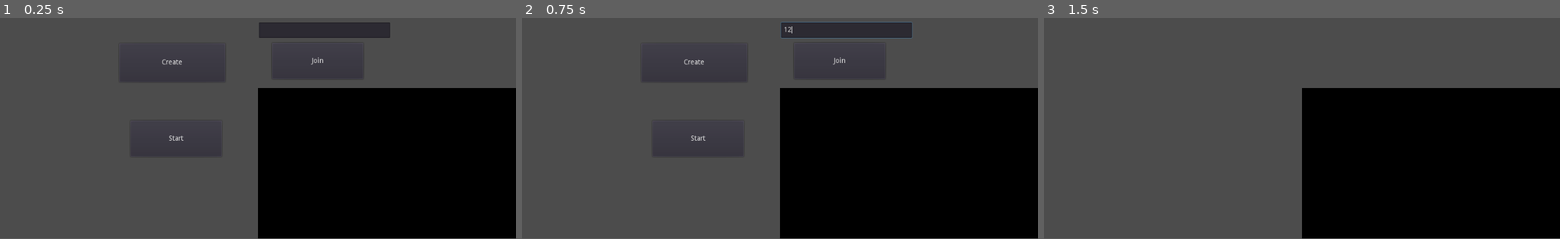
Above: before the commit, frames 1-3 (left to right).
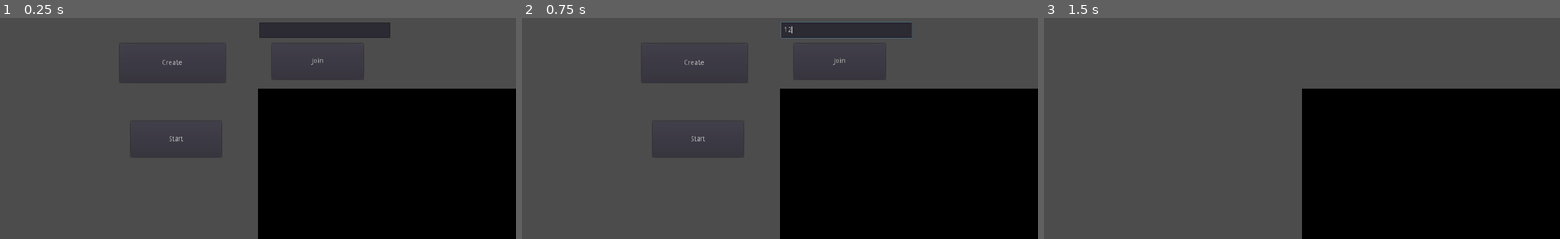
Above: after the commit, the same moments.

Repository: daniel-gmk/Project-WAS
Game: Godot game, scene res://root.tscn
Two runs of this game, one before a commit and one after it. Both use one fixed random seed, a clock stepped at 60 frames per second and the inputs below.
Inputs (mouse positions are in pixels of both pictures, inside the frame that each line leads up to):
- Up to frame 1 (0.25 s): no input
- Up to frame 2 (0.75 s): click (847, 29) at 0.52 s; type "12" at 0.6 s
- Up to frame 3 (1.5 s): click "Start" at 1.25 s
In our replay, the window is 800x468 before the commit and 800x469 after it. These sizes can differ from the game's own. Grey fills any space a smaller window leaves; there, only what the larger window draws over its background counts as a difference.

The runs differ from the first frame. In frame 1, 0.5% of the frame differs, in the area x 23-100%, y 11-100%; in frame 2, 0.6%, in the area x 23-100%, y 2-100%; in frame 3, 0.3%.

Commit message:
shrank size of everything, still pixelated

Diff:
--- a/Destructible.gd
+++ b/Destructible.gd
@@ -16,11 +16,6 @@
 var _parent_material : Material
 var _destruction_threads := Array()
 var _viewport_destruction_node : Node
-
-func _draw():
-	if get_node("CollisionHolder").get_child_count() > 0:
-		print("yes")
-		#draw_polygon(get_node("CollisionHolder").get_children()[0].get_polygon(), PoolColorArray([Color(1,1,1,1)]))
 
 func _ready():
 	readyFunc()
@@ -42,7 +37,7 @@
 	_to_cull.append(dup)
 
 	# Then reposition, so we're in the right spot
-	dup.position = _world_to_viewport(dup.position) / 8
+	dup.position = _world_to_viewport(dup.position)
 
 	# Add to the viewport, so that our destructible viewport has our starting point
 	$Viewport.add_child(dup)
@@ -53,7 +48,6 @@
 	# Wait for all viewports to re-render before we build our image
 	yield(VisualServer, "frame_post_draw")
 	build_collisions_from_image()
-	update()
 
 func calculate_bounds(tilemap):
 	var cell_bounds = tilemap.get_used_rect()
@@ -165,11 +159,9 @@
 
 func build_collisions_from_image():
 
-	var image = $Sprite.texture.get_data()
-	image.resize(2000,1500, 0)
 	# Create bitmap from the Viewport (which projects into our sprite)
 	var bitmap := BitMap.new()
-	bitmap.create_from_image_alpha(image)
+	bitmap.create_from_image_alpha($Sprite.texture.get_data())
 
 	# DEBUG:
 	#$Sprite.get_texture().get_data().save_png("res://screenshots/debug" + get_parent().name + ".png")
@@ -205,8 +197,8 @@
 func _viewport_to_world(var point : Vector2) -> Vector2:
 	var dynamic_texture_size = $Viewport.get_size()
 	return Vector2(
-		((point.x + get_viewport_rect().position.x) / dynamic_texture_size.x) * world_size.x * 8,
-		((point.y + get_viewport_rect().position.y) / dynamic_texture_size.y) * world_size.y * 8
+		((point.x + get_viewport_rect().position.x) / dynamic_texture_size.x) * world_size.x,
+		((point.y + get_viewport_rect().position.y) / dynamic_texture_size.y) * world_size.y
 	)
 
 
@@ -214,6 +206,6 @@
 	var dynamic_texture_size = $Viewport.get_size()
 	var parent_offset = get_parent().position
 	return Vector2(
-		(((point.x - parent_offset.x ) / world_size.x) * dynamic_texture_size.x + get_viewport_rect().position.x)/8,
-		(((point.y - parent_offset.y ) / world_size.y) * dynamic_texture_size.y + get_viewport_rect().position.y)/8
+		(((point.x - parent_offset.x ) / world_size.x) * dynamic_texture_size.x + get_viewport_rect().position.x),
+		(((point.y - parent_offset.y ) / world_size.y) * dynamic_texture_size.y + get_viewport_rect().position.y)
 	)
--- a/Explosion.tscn
+++ b/Explosion.tscn
@@ -20,6 +20,7 @@
 } ]
 
 [node name="Explosion" type="Node2D"]
+scale = Vector2( 0.5, 0.5 )
 script = ExtResource( 1 )
 
 [node name="AnimatedSprite" type="AnimatedSprite" parent="."]
--- a/GUI.tscn
+++ b/GUI.tscn
@@ -10,7 +10,8 @@
 anchor_bottom = 1.0
 margin_left = -512.0
 margin_top = -600.0
-margin_right = 512.0
+margin_right = -512.0
+margin_bottom = -600.0
 mouse_filter = 2
 __meta__ = {
 "_edit_use_anchors_": false
@@ -19,7 +20,8 @@
 [node name="MainGUIContainer" type="MarginContainer" parent="."]
 anchor_right = 1.0
 anchor_bottom = 1.0
-rect_min_size = Vector2( 346, 20 )
+margin_right = 1028.0
+margin_bottom = 600.0
 mouse_filter = 2
 __meta__ = {
 "_edit_use_anchors_": false
--- a/PlayerCamera.gd
+++ b/PlayerCamera.gd
@@ -41,16 +41,16 @@
 	elif event is InputEventMouseMotion and _move_camera and control:
 		get_tree().set_input_as_handled()
 		changeToRoot()
-		position += (_previous_position - event.position)
+		position += (_previous_position - event.position) / 2
 		_previous_position = event.position
 
 	# Zoom, this will be turned off for non-spectators eventually
 	elif event is InputEventMouseButton and control:
 		var new_zoom := Vector2.ZERO
 		if event.button_index == BUTTON_WHEEL_UP:
-			new_zoom = zoom.linear_interpolate(Vector2(0.5, 0.5), 0.2)
+			new_zoom = zoom.linear_interpolate(Vector2(0.1, 0.1), 0.1)
 		elif event.button_index == BUTTON_WHEEL_DOWN:
-			new_zoom = zoom.linear_interpolate(Vector2(4,4), 0.2)
+			new_zoom = zoom.linear_interpolate(Vector2(.8,.8), 0.1)
 
 		if (new_zoom != Vector2.ZERO):
 			get_tree().set_input_as_handled()
--- a/Projectile.gd
+++ b/Projectile.gd
@@ -38,7 +38,7 @@
 
 # Checks if it is outside 500 pixels of the bounds of the map
 func inAction_loop():
-	if position.x >= get_parent().get_node("TestMap").maxLength + 500 or position.x <= -500 or position.y <= -500:
+	if position.x >= get_parent().get_node("TestMap").maxLength + 200 or position.x <= -200 or position.y <= -200:
 		removeinActionTimer()
 		queue_free()
 
--- a/Projectile.tscn
+++ b/Projectile.tscn
@@ -5,20 +5,20 @@
 [ext_resource path="res://Explosion.tscn" type="PackedScene" id=3]
 
 [sub_resource type="CircleShape2D" id=1]
-radius = 16.0
+radius = 3.5
 
 [node name="Projectile" type="RigidBody2D"]
 collision_layer = 2147483652
 collision_mask = 3
-mass = 10.0
-gravity_scale = 10.0
+mass = 0.75
+gravity_scale = 5.0
 contacts_reported = 1
 contact_monitor = true
 script = ExtResource( 2 )
 explosion_scene = ExtResource( 3 )
 
 [node name="Sprite" type="Sprite" parent="."]
-scale = Vector2( 0.03, 0.03 )
+scale = Vector2( 0.007, 0.007 )
 texture = ExtResource( 1 )
 
 [node name="CollisionShape2D" type="CollisionShape2D" parent="."]
--- a/TestMap.gd
+++ b/TestMap.gd
@@ -33,11 +33,11 @@
 	var noise = OpenSimplexNoise.new()
 	noise.seed = terrainSeed
 	noise.octaves = 1
-	noise.period = 384.0
-	noise.persistence = .6
+	noise.period = 86.0
+	noise.persistence = .7
 
 	# Threshold is at what level of perlin value will be used for the terrain. Higher means more will be allowed.
-	var threshold = 40
+	var threshold = 35
 
 	# Parse through image
 	for w in image.get_width():
@@ -92,29 +92,47 @@
 		for h in image.get_height():
 			if image.get_pixel(w, h) == Color(0,0,0,1):
 				image.set_pixel(w, h, Color(0,0,0,0))
-			elif image.get_pixel(w, h) == Color(1,1,0,1):
-				if w > 0 and h > 0 and w < image.get_width()-1 and h < image.get_height()-1:
-					if (image.get_pixel(w+1, h) == Color(1,1,1,1) or image.get_pixel(w-1, h) == Color(1,1,1,1) or image.get_pixel(w, h+1) == Color(1,1,1,1) or image.get_pixel(w, h-1) == Color(1,1,1,1)):
-						points['bg'].push_back([w, h, 0])
+			if image.get_pixel(w, h) == Color(1,1,0,1):
+				if w >= 0 and h >= 0 and w < image.get_width() and h < image.get_height():
+					#if (image.get_pixel(w+1, h) == Color(1,1,1,1) or image.get_pixel(w-1, h) == Color(1,1,1,1) or image.get_pixel(w, h+1) == Color(1,1,1,1) or image.get_pixel(w, h-1) == Color(1,1,1,1)):
+					points['bg'].push_back([w, h])
 
-	var wrapthreshold = 25
-	var z
+	var x2
 	while points['bg'].size() > 0:
+		var whiteL = false
+		var whiteR = false
 		pt = points['bg'].pop_back()
 		x = pt[0]
 		y = pt[1]
-		z = pt[2]
-		if z < wrapthreshold and x > 0 and y > 0 and x < image.get_width()-1 and y < image.get_height()-1:
-			image.set_pixel(x, y, Color(1,1,1,1))
-			if image.get_pixel(x, y) == Color(1,1,0,1):
-				points['bg'].push_back([x-1, y+1, z+1])
-				points['bg'].push_back([x, y+1, z+1])
-				points['bg'].push_back([x+1, y+1, z+1])
-				points['bg'].push_back([x-1, y, z+1])
-				points['bg'].push_back([x+1, y, z+1])
-				points['bg'].push_back([x-1, y-1, z+1])
-				points['bg'].push_back([x, y-1, z+1])
-				points['bg'].push_back([x+1, y-1, z+1])
+		x1 = x
+		var topBottomFlag = false
+		while (x1 >= 0) and (image.get_pixel(x1, y) == Color(1,1,0,1)):
+			if y > 0 and y < image.get_height()-1:
+				if image.get_pixel(x1, y+1) == Color(0,0,0,0) or image.get_pixel(x1, y+1) == Color(0,0,0,0):
+					topBottomFlag = true
+			x1 -= 1
+		if (x1 != -1 and image.get_pixel(x1, y) == Color(1,1,1,1)):
+			whiteL = true
+		x2 = max(0, x1)
+		x1 = x
+		while (x1 < image.get_width()) and (image.get_pixel(x1, y) == Color(1,1,0,1)):
+			if y > 0 and y < image.get_height()-1 and !topBottomFlag:
+				if image.get_pixel(x1, y+1) == Color(0,0,0,0) or image.get_pixel(x1, y+1) == Color(0,0,0,0):
+					topBottomFlag = true
+			x1 += 1
+		if (x1 != image.get_width() and image.get_pixel(x1, y) == Color(1,1,1,1)):
+			whiteR = true
+
+		for u in range(x2, x1):
+			if whiteL and whiteR and !topBottomFlag:
+				image.set_pixel(u, y, Color(0,0,1,1))
+			else:
+				image.set_pixel(u, y, Color(0,0,0,0))
+
+	for w in image.get_width():
+		for h in image.get_height():
+			if image.get_pixel(w, h) == Color(0,0,1,1):
+				image.set_pixel(w, h, Color(1,1,1,1))
 
 	# Unlocks image so size can be adjusted
 	image.unlock()
@@ -131,15 +149,13 @@
 
 	var newtexture2 = ImageTexture.new()
 	newtexture2.create_from_image(image)
+	newtexture2.set_flags(0)
 	# Add texture to sprite
 	set_texture(newtexture2)
 
-	#var destructible_scene = load("res://Destructible.tscn")
-	#var destructible       = destructible_scene.instance()
-	#call_deferred("add_child", destructible)
-
-	# Remove main image texture
-	#self.set_texture(null)
+	var destructible_scene = load("res://Destructible.tscn")
+	var destructible       = destructible_scene.instance()
+	call_deferred("add_child", destructible)
 
 	# After everything is loaded and done, client can reconnect to server
 	if !get_tree().is_network_server():
--- a/player.tscn
+++ b/player.tscn
@@ -11,13 +11,13 @@
 [ext_resource path="res://GUI.tscn" type="PackedScene" id=9]
 
 [sub_resource type="RayShape2D" id=1]
-length = 36.0
+length = 9.0
 
 [sub_resource type="CircleShape2D" id=2]
-radius = 15.0
+radius = 4.0
 
 [sub_resource type="CircleShape2D" id=3]
-radius = 30.0
+radius = 8.0
 
 [node name="player" type="Node2D"]
 script = ExtResource( 1 )
@@ -32,6 +32,7 @@
 shape = SubResource( 1 )
 
 [node name="Sprite" type="Sprite" parent="playerPhysicsBody"]
+scale = Vector2( 0.25, 0.25 )
 texture = ExtResource( 2 )
 
 [node name="CollisionShape2D" type="CollisionShape2D" parent="playerPhysicsBody"]
@@ -41,10 +42,11 @@
 
 [node name="chargeReticule" type="TextureProgress" parent="playerPhysicsBody/ReticuleAnchor"]
 visible = false
-margin_left = -50.0
-margin_top = -50.0
-margin_right = 150.0
-margin_bottom = 50.0
+margin_left = -12.0
+margin_top = -12.0
+margin_right = 188.0
+margin_bottom = 88.0
+rect_scale = Vector2( 0.25, 0.25 )
 max_value = 0.667
 step = 0.001
 texture_under = ExtResource( 7 )
@@ -55,7 +57,7 @@
 
 [node name="Reticule" type="Sprite" parent="playerPhysicsBody/ReticuleAnchor"]
 visible = false
-position = Vector2( 33, 0 )
+position = Vector2( 8, 0 )
 scale = Vector2( 0.01, 0.01 )
 texture = ExtResource( 8 )
 
@@ -66,11 +68,13 @@
 
 [node name="PlayerCamera" type="Camera2D" parent="."]
 z_index = 1
+zoom = Vector2( 0.3, 0.3 )
 smoothing_speed = 10.0
 script = ExtResource( 4 )
 
 [node name="GUI" parent="PlayerCamera" instance=ExtResource( 9 )]
-margin_left = -513.318
-margin_top = -302.323
-margin_right = 510.682
-margin_bottom = 297.677
+margin_left = -154.0
+margin_top = -90.0
+margin_right = 870.0
+margin_bottom = 510.0
+rect_scale = Vector2( 0.3, 0.3 )
--- a/playerPhysicsBody.gd
+++ b/playerPhysicsBody.gd
@@ -10,13 +10,13 @@
 
 ### Physics
 # Initial position/spawn in map TO BE REPLACED
-var pos = Vector2(1000, 100)
+var pos = Vector2(500, 100)
 # Track whether to utilize snap physics on ground for move_and_slide_with_snap
 var snap = Vector2(0, 32)
 # Vector tracking player movement speed
-export (Vector2) var _speed = Vector2(400, 600)
+export (Vector2) var _speed = Vector2(100, 150)
 # Vector tracking gravity on player
-export (Vector2) var gravity = Vector2(0, 0)#4800)
+export (Vector2) var gravity = Vector2(0, 1200)
 # Vector tracking player movement/velocity
 var _velocity : Vector2 = Vector2.ZERO
 
@@ -29,7 +29,7 @@
 # Tracking if Jumping
 var jumping
 # Jumping power
-var JUMP_FORCE = 2000
+var JUMP_FORCE = 500
 # Tracking jump direction (left or right)
 var jump_direction = Vector2.ZERO
 
@@ -39,7 +39,7 @@
 # Tracks when to stop recording peak height and also when character is rising
 var rising
 # Variable that determines the cutoff in height before damage starts being dealt
-var fallDamageHeight = 800
+var fallDamageHeight = 200
 # Variable that determines damage increase rate based on falloff
 var fallDamageRate = 2
 
@@ -129,7 +129,7 @@
 		elif event.is_action_released("shoot"):
 			if _attack_clicked:
 				# Standard typeless attack
-				shoot(500, 84, true, false)
+				shoot(500, 21, true, false)
 
 # Execute every physics tick, look at documentation for difference between _process and _physics_process tick
 func _physics_process(_delta : float):
@@ -144,7 +144,7 @@
 		# If the player has been holding the attack button long enough it auto fires
 		if _attack_power >= _auto_attack_power:
 			# Same standard typeless attack as line 120
-			shoot(500, 84, true, false)
+			shoot(500, 21, true, false)
 
 		# If starting to fall, make sure ground snap physics is re-enabled for good sliding/snap physics in movement
 		if _velocity.y >= 0 and !is_on_floor():
--- a/project.godot
+++ b/project.godot
@@ -22,6 +22,11 @@
 [autoload]
 
 Network="*res://network.gd"
+
+[display]
+
+window/stretch/mode="2d"
+window/stretch/aspect="expand"
 
 [input]
 
--- a/root.tscn
+++ b/root.tscn
@@ -3,7 +3,7 @@
 [ext_resource path="res://TestMap.gd" type="Script" id=1]
 [ext_resource path="res://Control.gd" type="Script" id=2]
 [ext_resource path="res://parent_material.shader" type="Shader" id=3]
-[ext_resource path="res://assets/test-terrain-base-4.png" type="Texture" id=4]
+[ext_resource path="res://assets/test-terrain.png" type="Texture" id=4]
 [ext_resource path="res://Camera.gd" type="Script" id=6]
 
 [sub_resource type="ShaderMaterial" id=1]
Binary file removed: assets/Map.png
Not shown, removed: assets/Map.png.import
Binary file removed: assets/test-terrain-base-2.png
Not shown, removed: assets/test-terrain-base-2.png.import
Binary file removed: assets/test-terrain-base-3.png
Binary file removed: assets/test-terrain-base-4.png
Not shown, removed: assets/test-terrain-base-4.png.import
Binary file removed: assets/test-terrain-base.png
Not shown, removed: assets/test-terrain-base.png.import
Binary file added: assets/test-terrain.png
Not shown, changed: assets/test-terrain.png.import
